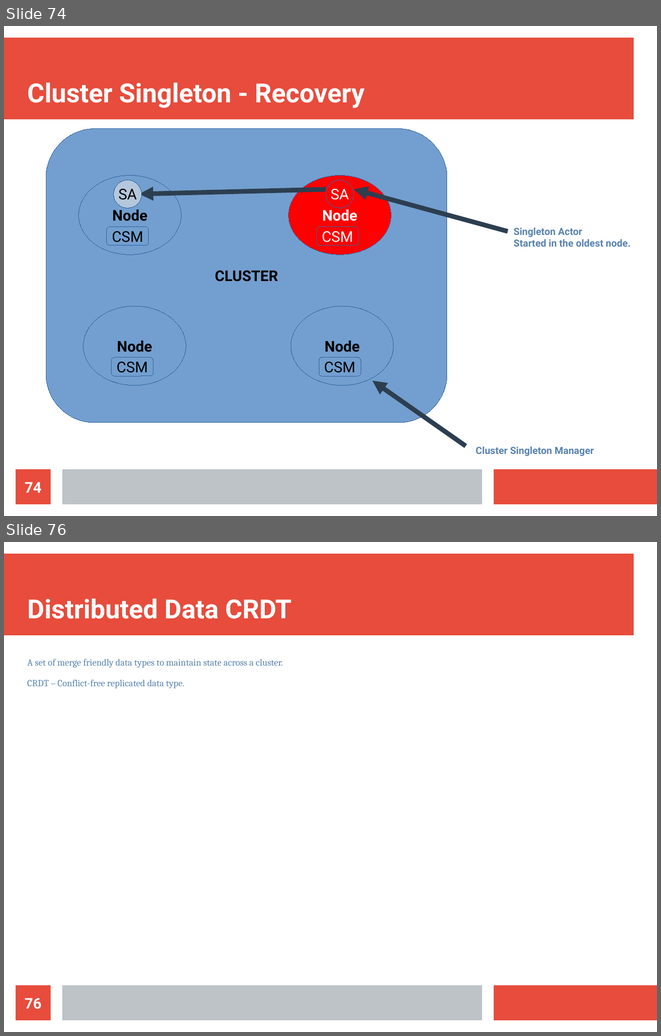
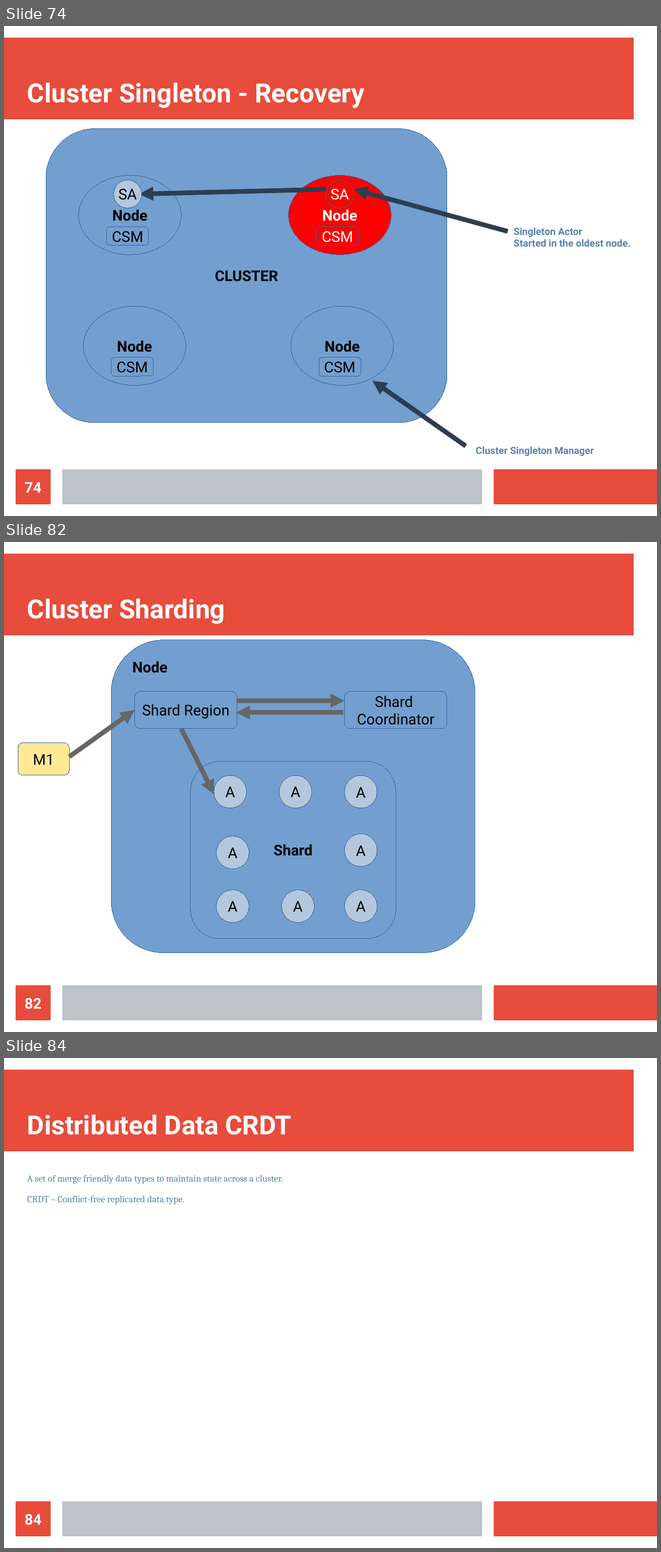
Before and after one commit to bytemania/akka-java-cluster, a slide deck: src/main/resources/res/presentation.odp. Shown one above the other, each under a label of ours: slides 74 and 76 before the commit, slides 74, 82 and 84 after it; the slides between them are not shown. The pictures are 661x1036 and 661x1552 pixels, drawn with LibreOffice and Linux fonts; fonts in the diff are those of the drawing. Boxes give left, top, right and bottom in pixels: in the first picture for what was removed or moved away, otherwise in the second. Text is boxed around its words. In the diff, an @@ line names an element or a change of style, - is before the commit and + after.

Commit message:
sharding

```diff
--- a/src/main/resources/res/presentation.odp
+++ b/src/main/resources/res/presentation.odp
@@ slide 82 added at [4,542,657,1032], background #FFFFFF; not listed: 3 template elements that a slide beside it also shows @@
@@ title added at [27,598,225,624], 32 pt, text #FFFFFF, bold @@
+Cluster Sharding
@@ rounded rectangle added at [111,640,475,953], fill #729FCF, outline #3465A4 0 pt, 18 pt, text #000000, bold @@
+Node
@@ rounded rectangle added at [134,691,237,729], fill #729FCF, outline #3465A4 0 pt, 18 pt, text #000000 @@
+Shard Region
@@ rounded rectangle added at [345,691,447,729], fill #729FCF, outline #3465A4 0 pt, 18 pt, text #000000 @@
+Shard
+Coordinator
@@ arrow added from (69, 757) to (134, 709), #666666 5.67 pt @@
@@ arrow added from (344, 712) to (236, 712), #666666 5.67 pt @@
@@ arrow added from (237, 701) to (345, 701), #666666 5.67 pt @@
@@ freeform shape added at [344,714,344,714], outline #666666 5.67 pt @@
@@ arrow added from (181, 729) to (214, 794), #666666 5.67 pt @@
@@ rounded rectangle added at [18,743,70,775], fill #FFE994, outline #3465A4 0 pt, 18 pt, text #000000 @@
+M1
@@ group added at [191,761,396,938]: 8 ellipses, 1 rounded rectangle @@
+Shard
+A
+A
+A
+A
+A
+A
+A
+A
@@ page number added at [16,985,51,1020], fill #E74C3C, 18 pt, text #FFFFFF, bold @@
+82
@@ what was slide 76 is now slide 84 @@
@@ page number at [25,1514,42,1525]: text changed @@
-76
+84
```
Also in this commit, not shown: 1 slide changed, 10 other slides added.
